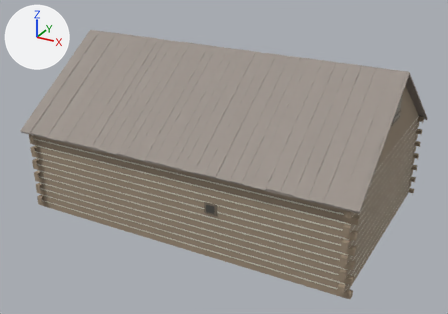
The glTF model chicago/4d/assets/gltf/fort_dearborn_big_barn__barn_1830.glb, before and after one commit.
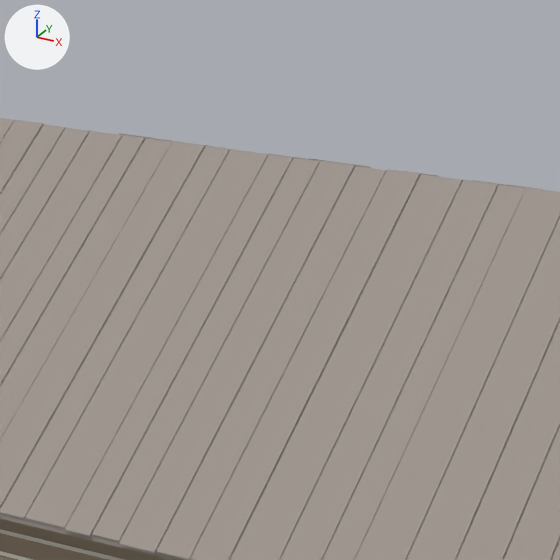
There are two pictures of each version: one whole from a camera (50 mm lens) standing at (19.49, -18.16, 13.54) and looking at (7.36, 3.89, 2.52), one close up on the part from 32% to 71% of the width and 0% to 56% of the height. The lights are fixed; the arrows at upper left show +X, +Y and +Z. The older version's two pictures come first. Vertices at exactly the same position are counted once.

The first close-up shows 'fort_dearborn_big_barn__barn_1830'.
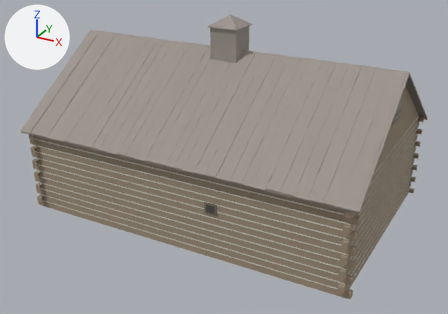
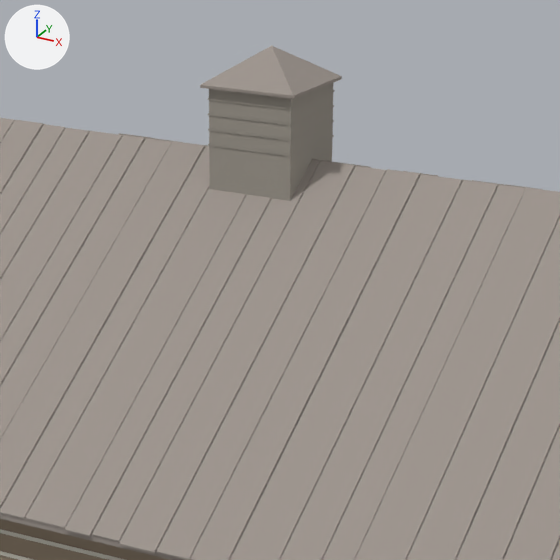
Edits to the bpy script that builds the scene:
```text
Change me_fort_dearborn_big_barn__barn_1830:
    used by ob_fort_dearborn_big_barn__barn_1830; location = (0.0, 0.0, 0.0)
    remove me_fort_dearborn_big_barn__barn_1830.from_pydata(...)  # 1355 vertices, 1470 faces; spans x -0.3..14.8, y -0.4..9.8, z 0.0..7.2
    add me_fort_dearborn_big_barn__barn_1830.from_pydata(...)  # 1405 vertices, 1544 faces; spans x -0.3..14.8, y -0.4..9.8, z 0.0..8.6
    me_fort_dearborn_big_barn__barn_1830 part 1
    30 vertices are added at x 6.5..7.9, y 4.0..5.4, z 6.7..8.6
    20 new vertices lie (0.0, 1.2, 0.0) away from vertices in x 6.6..7.8, y 4.1, z 6.7..8.2
    42 new faces join them, mat_board (grey #9d978d)
    32 new faces join them, mat_roof_board (grey #9e958e)
```

What differs and where, as boxes (x1, y1, x2, y2) in the close-ups (560 x 560 px):
'fort_dearborn_big_barn__barn_1830', reshaped
    before: (0, 118, 560, 560)
    after: (0, 46, 560, 560)
part 1 of me_fort_dearborn_big_barn__barn_1830, added
    after: (200, 46, 342, 201)
